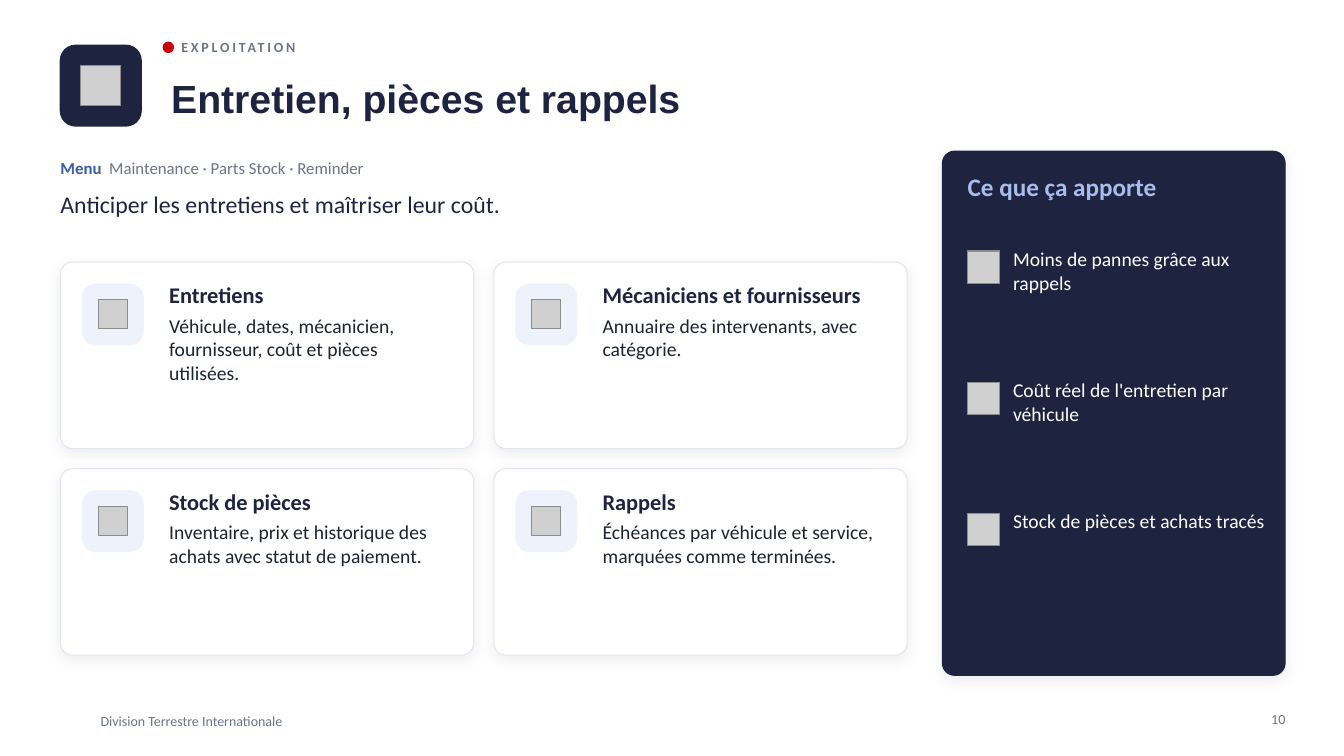
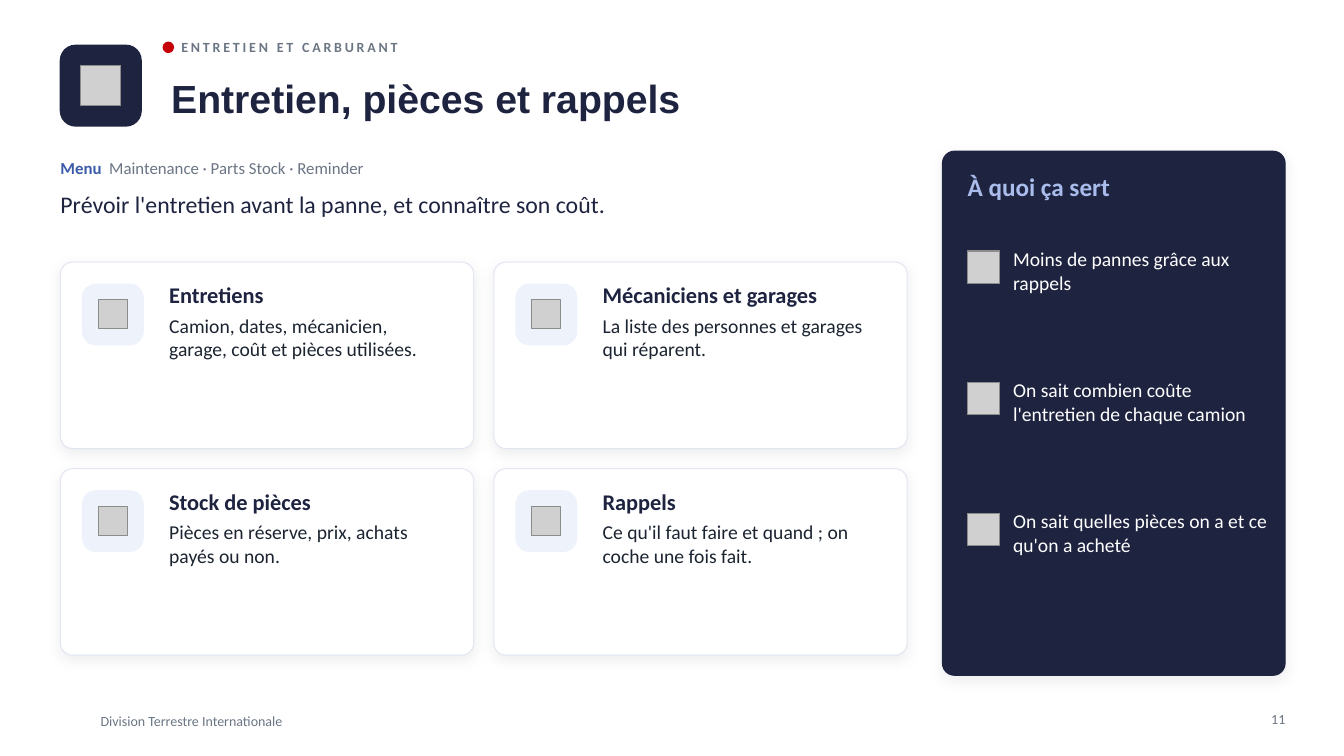
Before and after one commit to meledjearmel/portfolio-assets, a slide deck: slide 11 of formations/dti/presentation-division-terrestre-internationale.pptx (slide 10 before the commit). Drawn at 1344x756 pixels with LibreOffice and Linux fonts; fonts in the diff are those of the drawing; grey boxes stand for pictures; background and template pictures are left out. Boxes give left, top, right and bottom in pixels: in the first picture for what was removed or moved away, otherwise in the second. Text is boxed around its words. In the diff, an @@ line names an element or a change of style, - is before the commit and + after.

```diff
--- a/formations/dti/presentation-division-terrestre-internationale.pptx
+++ b/formations/dti/presentation-division-terrestre-internationale.pptx
@@ text at [181, 43, 398, 52]: text changed @@
-EXPLOITATION
+ENTRETIEN ET CARBURANT
@@ text at [968, 176, 1109, 200]: text changed @@
-Ce que ça apporte
+À quoi ça sert
@@ text at [60, 196, 605, 217]: text changed @@
-Anticiper les entretiens et maîtriser leur coût.
+Prévoir l'entretien avant la panne, et connaître son coût.
@@ text at [603, 287, 863, 359]: text changed @@
-Mécaniciens et fournisseurs
-Annuaire des intervenants, avec catégorie.
+Mécaniciens et garages
+La liste des personnes et garages qui réparent.
@@ text at [169, 319, 417, 360]: text changed @@
-Véhicule, dates, mécanicien, fournisseur, coût et pièces utilisées.
+Camion, dates, mécanicien, garage, coût et pièces utilisées.
@@ text at [1013, 383, 1245, 424]: text changed @@
-Coût réel de l'entretien par véhicule
+On sait combien coûte l'entretien de chaque camion
@@ text at [169, 525, 407, 566]: text changed @@
-Inventaire, prix et historique des achats avec statut de paiement.
+Pièces en réserve, prix, achats payés ou non.
@@ text at [603, 525, 849, 563]: text changed @@
-Échéances par véhicule et service, marquées comme terminées.
+Ce qu'il faut faire et quand ; on coche une fois fait.
@@ text at [1013, 514, 1267, 555]: text changed @@
-Stock de pièces et achats tracés
+On sait quelles pièces on a et ce qu'on a acheté
@@ page number at [1271, 715, 1285, 724]: text changed @@
-10
+11
```
Also in this commit, not shown: 23 other slides changed, 1 slide added, 1 other file.
